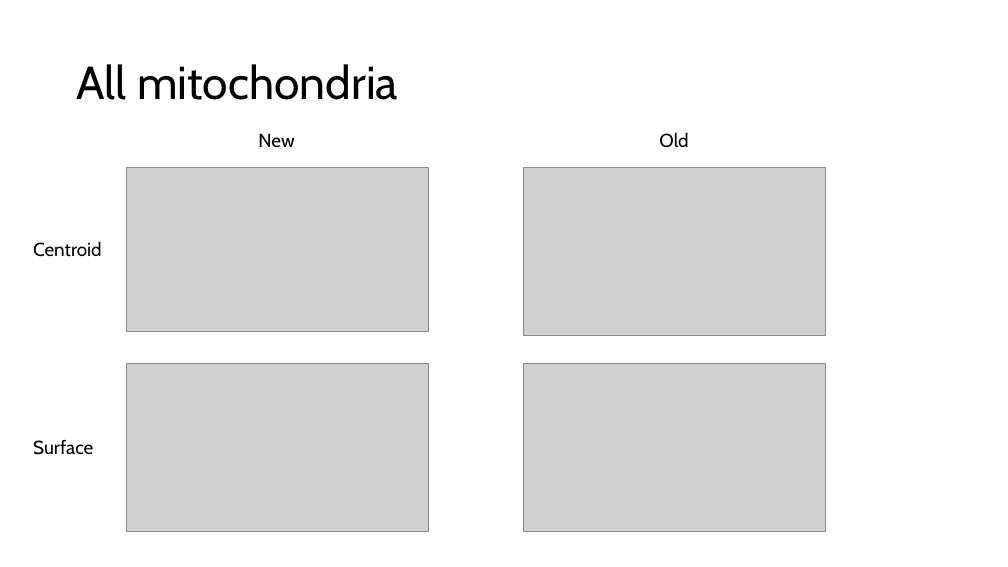
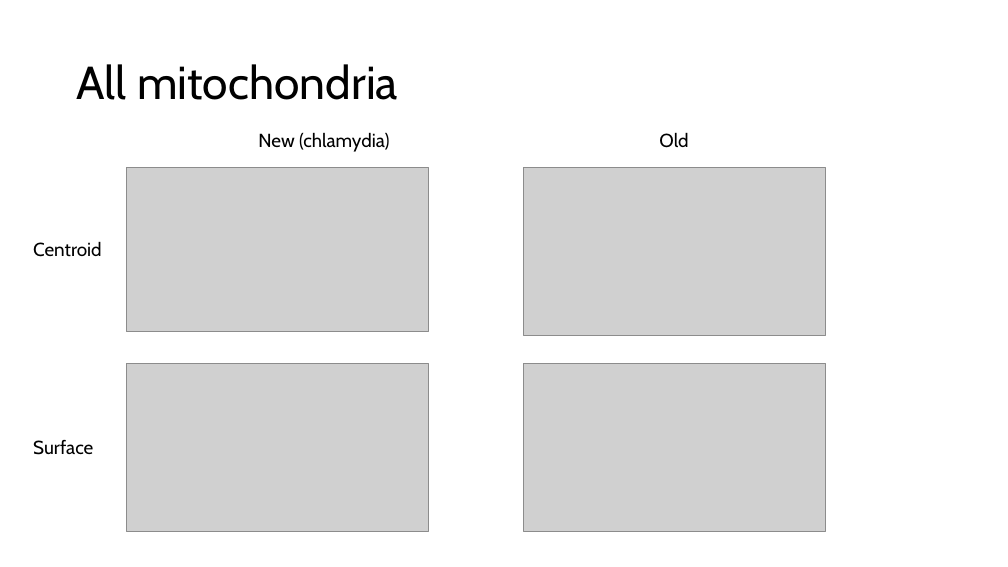
Before and after one commit to britod97/HeLa-Cell-Segmentation, a slide deck: slide 6 of Results Notes/HeLA - 20260908.pptx. Drawn at 1008x567 pixels with LibreOffice and Linux fonts; fonts in the diff are those of the drawing; grey boxes stand for pictures. Boxes give left, top, right and bottom in pixels: in the first picture for what was removed or moved away, otherwise in the second. Text is boxed around its words. In the diff, an @@ line names an element or a change of style, - is before the commit and + after.

```diff
--- a/Results Notes/HeLA - 20260908.pptx
+++ b/Results Notes/HeLA - 20260908.pptx
@@ text at bbox=[258, 132, 390, 152]: text changed @@
-New
+New (chlamydia)
```
Also in this commit, not shown: 1 other slide changed, 6 other files.
